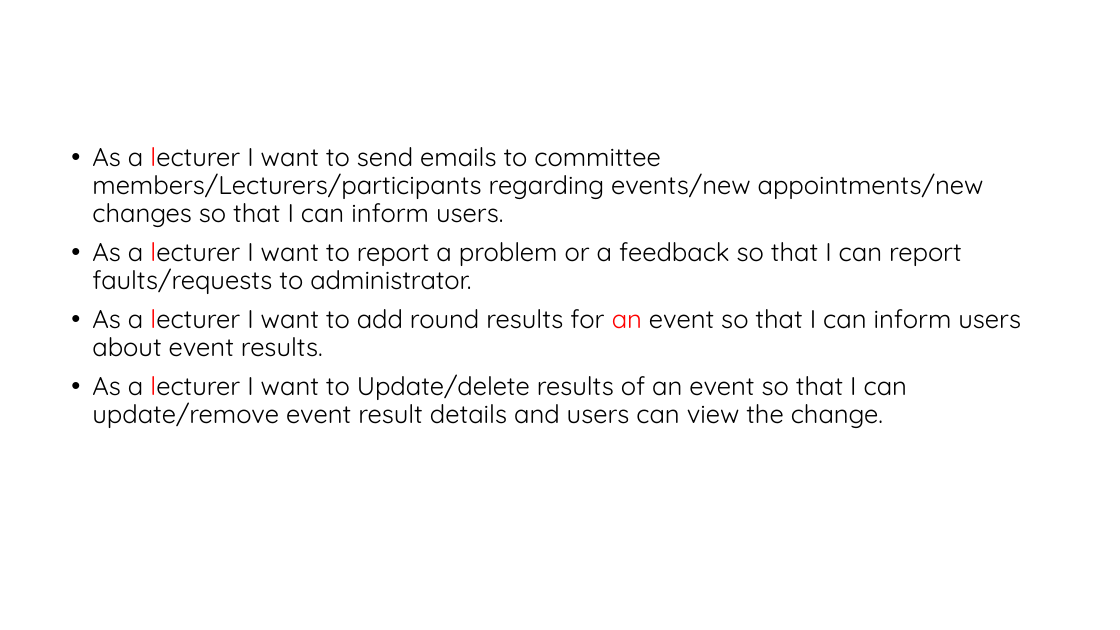
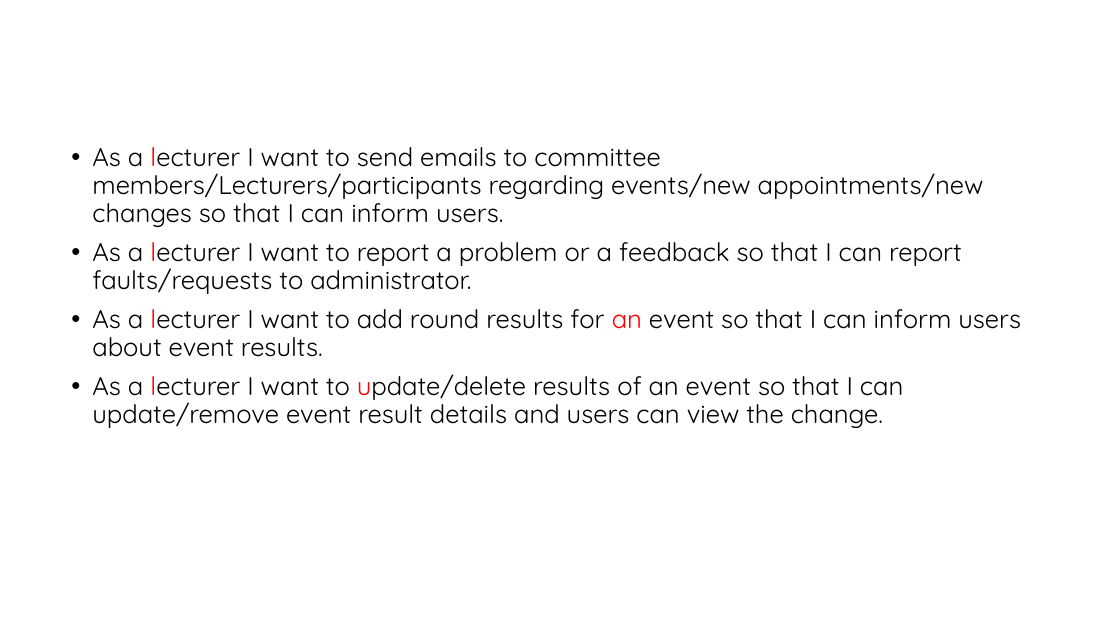
Before and after one commit to Sajith16/CSSEDocs, a slide deck: slide 11 of CodeFest-Management-Tool.pptx. Drawn at 1120x630 pixels with LibreOffice and Linux fonts; fonts in the diff are those of the drawing; background and template pictures are left out. Boxes give left, top, right and bottom in pixels: in the first picture for what was removed or moved away, otherwise in the second. Text is boxed around its words. In the diff, an @@ line names an element or a change of style, - is before the commit and + after.

```diff
--- a/CodeFest-Management-Tool.pptx
+++ b/CodeFest-Management-Tool.pptx
@@ text at [92, 374, 903, 428]: text changed @@
-• As a lecturer I want to Update/delete results of an event so that I can update/remove event result details and users can view the change.
+• As a lecturer I want to update/delete results of an event so that I can update/remove event result details and users can view the change.
```
Also in this commit, not shown: 3 other slides changed.
